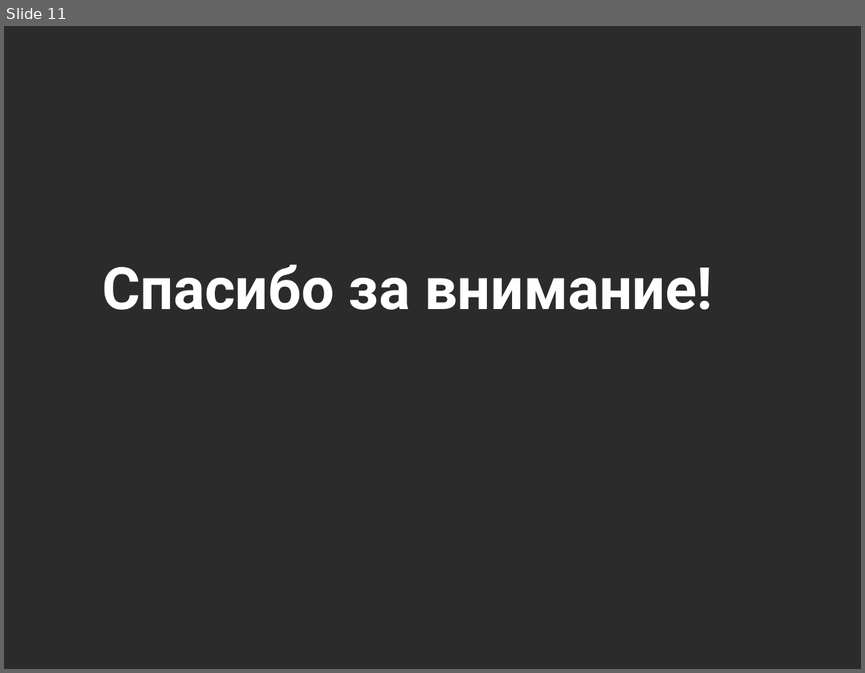
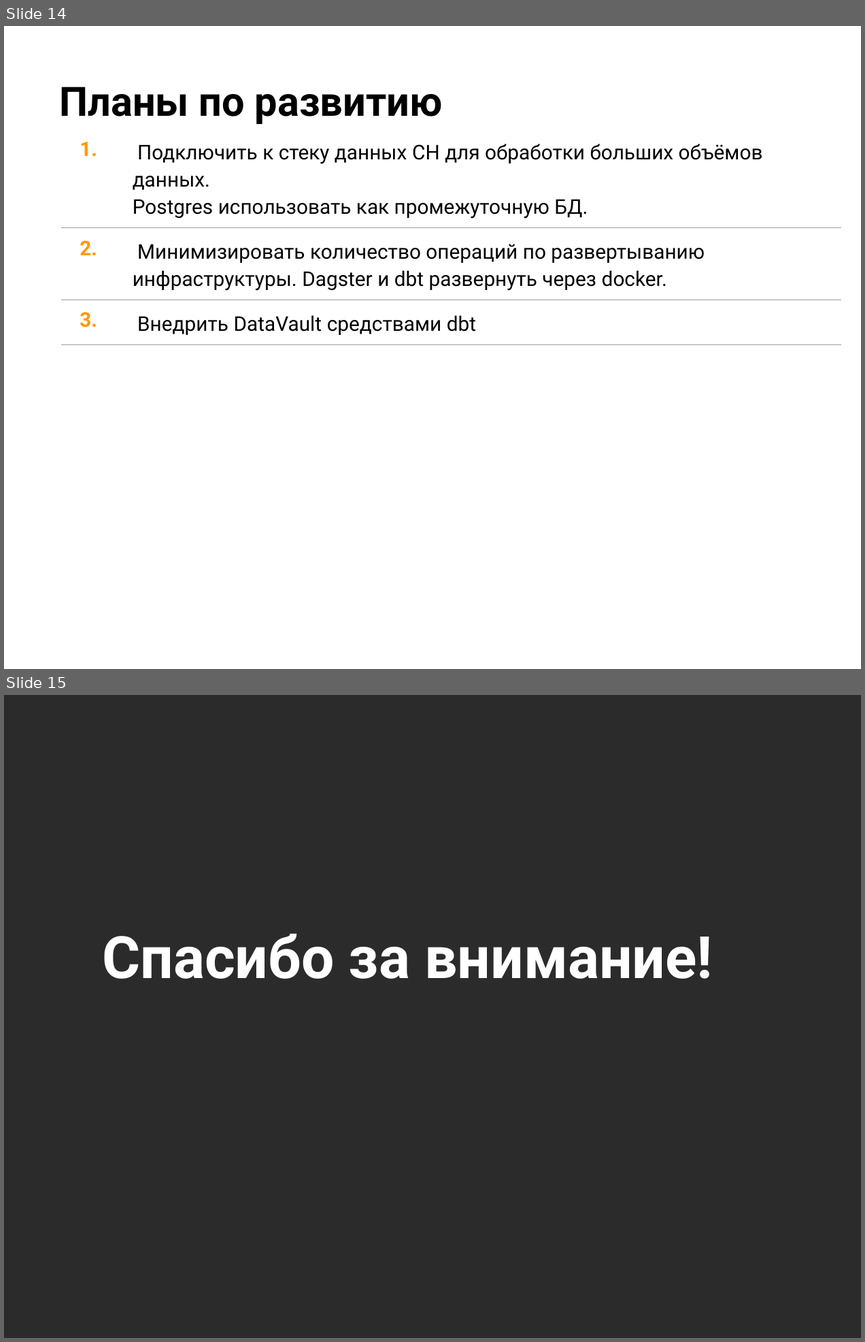
Before and after one commit to petryak-off/otus_dz, a slide deck: Проектная работа.pptx. Shown one above the other, each under a label of ours: slide 11 before the commit, slides 14 and 15 after it. The pictures are 865x673 and 865x1342 pixels, drawn with LibreOffice and Linux fonts; fonts in the diff are those of the drawing; background and template pictures are left out; a plain dark background stands for a picture behind light text. Boxes give left, top, right and bottom in pixels: in the first picture for what was removed or moved away, otherwise in the second. Text is boxed around its words. In the diff, an @@ line names an element or a change of style, - is before the commit and + after.

```diff
--- a/Проектная работа.pptx
+++ b/Проектная работа.pptx
@@ slide 14 added at (4, 26, 861, 669), background picture (left out) @@
@@ title added at (60, 87, 442, 124), 34 pt, text #000000, bold @@
+Планы по развитию
@@ table added at (61, 129, 842, 337), 3 rows, 2 columns @@
+1. | Подключить к стеку данных CH для обработки больших объёмов данных. / Postgres использовать как промежуточную БД.
+2. | Минимизировать количество операций по развертыванию инфраструктуры. Dagster и dbt развернуть через docker.
+3. | Внедрить DataVault средствами dbt
@@ what was slide 11 is now slide 15 @@
```
Also in this commit, not shown: 2 slides changed, 4 other slides added, 9 slides removed, 6 other files.
